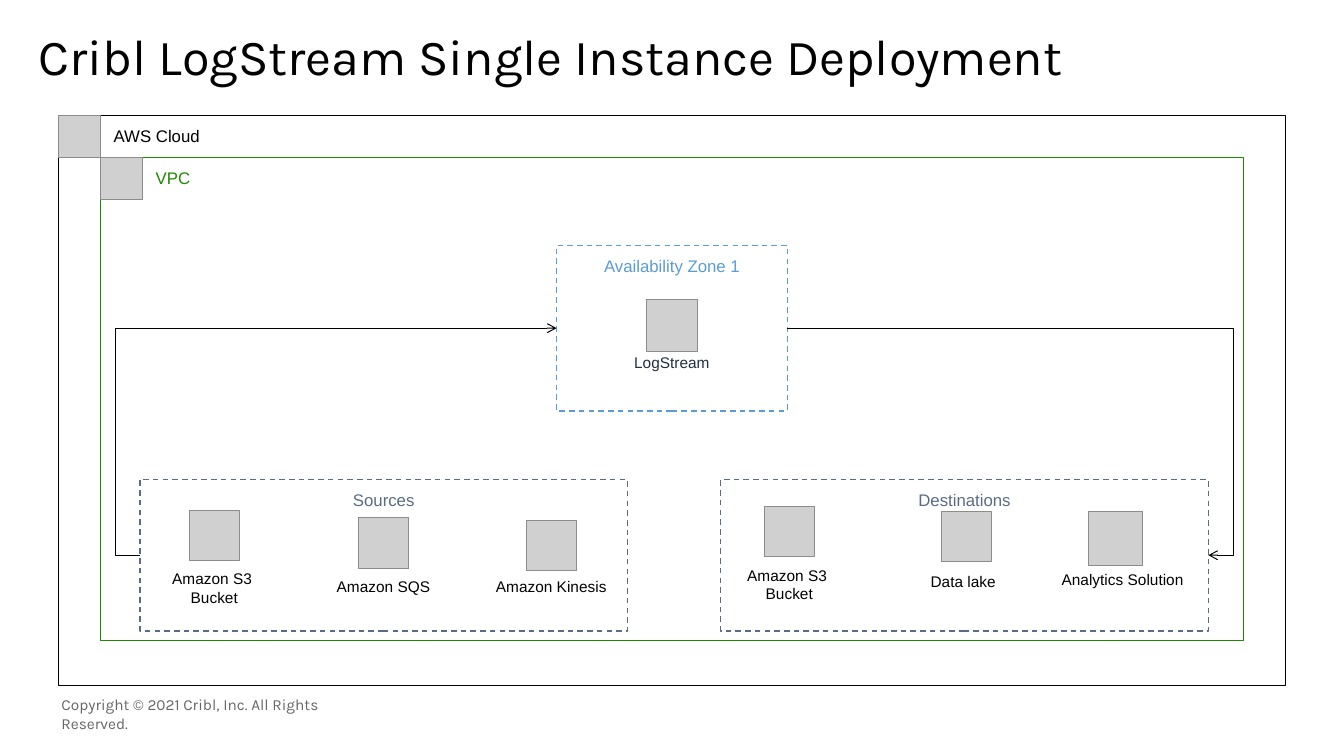
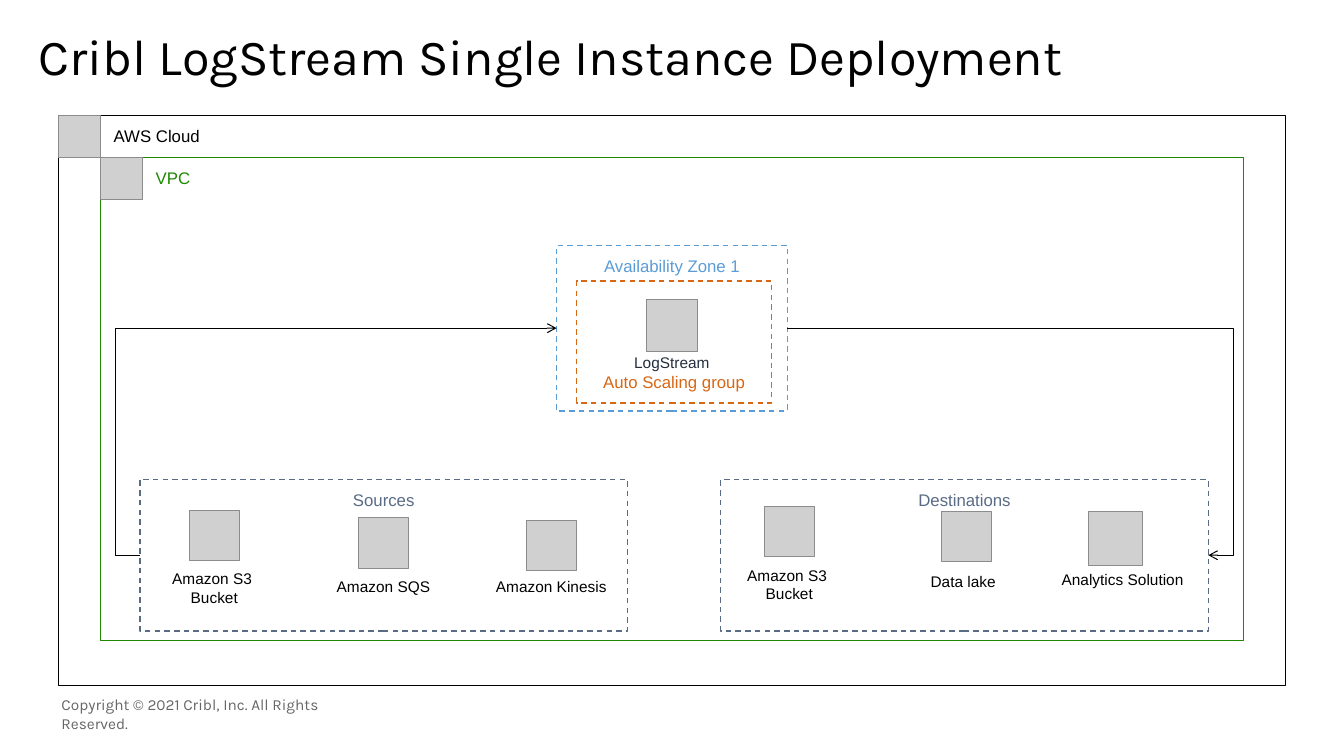
Before and after one commit to amiracle/quick-start-cribl, a slide deck: slide 3 of docs/images/Cribl_AWS.pptx. Drawn at 1344x756 pixels with LibreOffice and Linux fonts; fonts in the diff are those of the drawing; grey boxes stand for pictures; background and template pictures are left out. Boxes give left, top, right and bottom in pixels: in the first picture for what was removed or moved away, otherwise in the second. Text is boxed around its words. In the diff, an @@ line names an element or a change of style, - is before the commit and + after.

```diff
--- a/docs/images/Cribl_AWS.pptx
+++ b/docs/images/Cribl_AWS.pptx
@@ rectangle added at box(577, 281, 771, 403), outline #D86613 1 pt dashed, 12 pt, text #D86613 @@
+Auto Scaling group
```
Also in this commit, not shown: 1 other slide changed, 3 other files.
